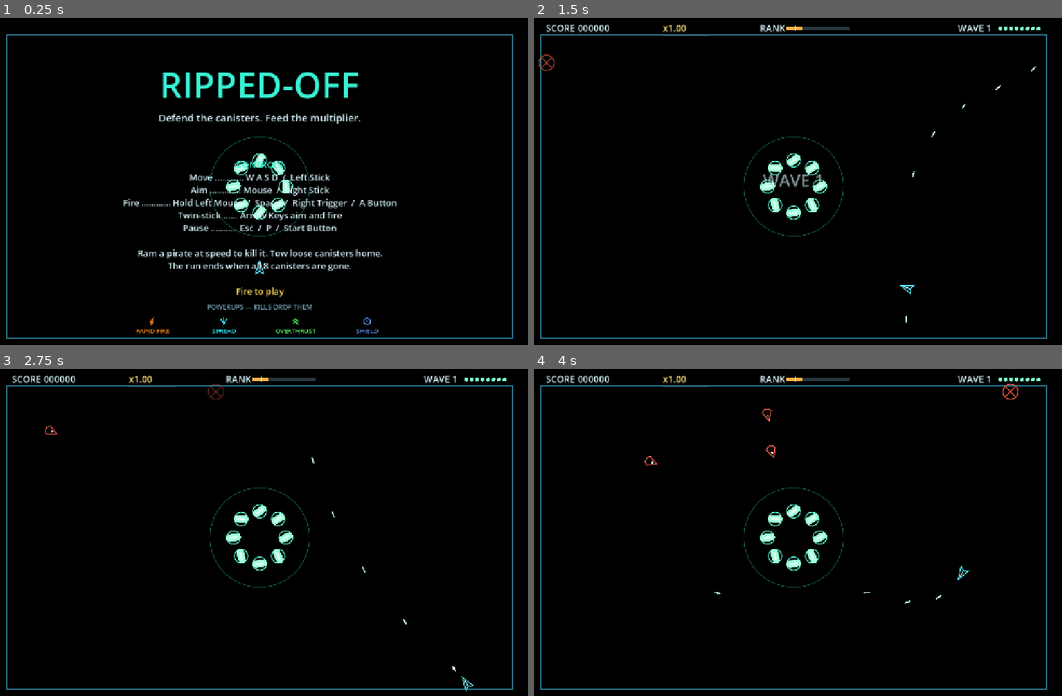
Above: before the commit, frames 1-4 (two rows, left to right).
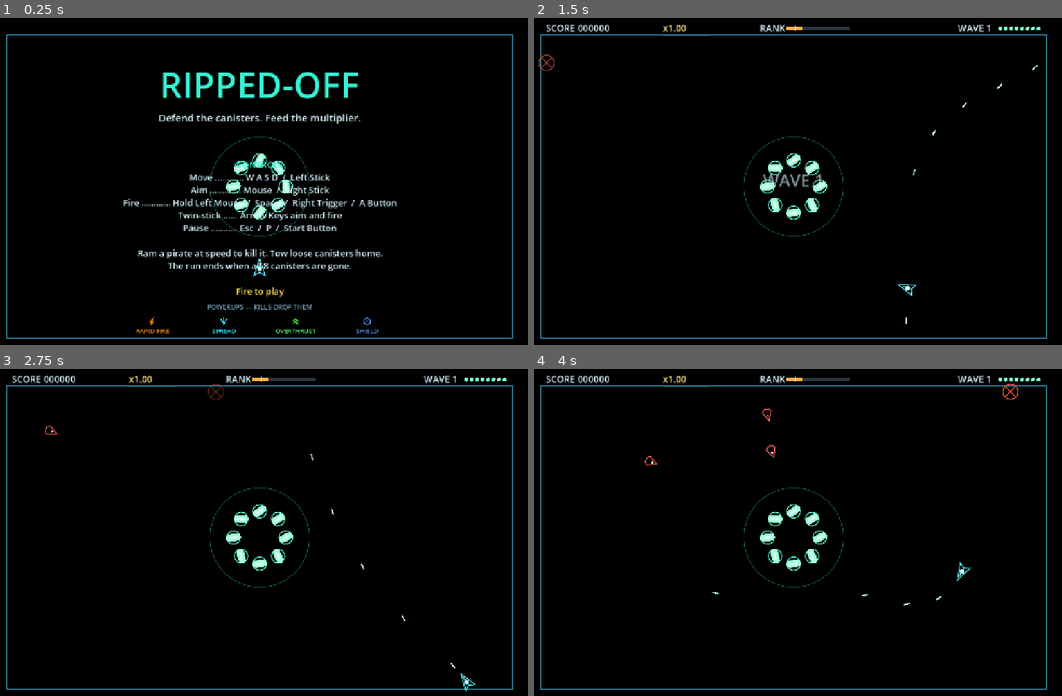
Above: after the commit, the same moments.

Repository: SibioJak/ripped-off
Game: Godot game, scene res://scenes/main.tscn
Same seed, same stepped clock (60 frames per second), same inputs: the game is played once before the commit and once after it. Sound files missing from this copy of the repository are replaced by a short silence.
Inputs (mouse positions are in pixels of both pictures, inside the frame that each line leads up to):
- Up to frame 1 (0.25 s): no input
- Up to frame 2 (1.5 s): tap Enter at 0.5 s; move the mouse to (914, 168) at 0.52 s; press the mouse at (914, 168) at 0.53 s; hold D (move_right) 0.53-1.28 s; move the mouse to (687, 204) at 1.27 s; release the mouse at (687, 204) at 1.28 s; hold S (move_down) from 1.28 s (still down); tap Down (aim_down) at 1.35 s
- Up to frame 3 (2.75 s): click (153, 555) at 1.55 s; move the mouse to (311, 463) at 2.02 s; release S (move_down) at 2.03 s; press the mouse at (311, 463) at 2.03 s; hold D (move_right) from 2.03 s (still down); tap Left (aim_left) at 2.1 s
- Up to frame 4 (4 s): move the mouse to (766, 604) at 2.77 s; release D (move_right) at 2.78 s; release the mouse at (766, 604) at 2.78 s; hold W (move_up) 2.78-3.53 s; tap Right (aim_right) at 2.85 s; click (766, 604) at 3.05 s; move the mouse to (956, 588) at 3.52 s; press the mouse at (956, 588) at 3.53 s; hold A (move_left) from 3.53 s (still down); tap Up (aim_up) at 3.6 s

The runs differ from the first frame. In frame 1, less than 0.1% of the frame differs, in the area x 47-51%, y 73-79%; in frame 2, 0.1%; in frame 3, 0.1%; in frame 4, 0.1%, in the area x 33-83%, y 58-73%.

Commit message:
Danmaku split: body 17, bullets judge a 5px hotspot, buzz geometry contact-relative

Diff:
--- a/scripts/main.gd
+++ b/scripts/main.gd
@@ -700,7 +700,10 @@
 
 
 ## Enemy bullets fly, hit (a hit is a death, via the M1 flow) and
-## graze. A graze inside BUZZ_RADIUS that does not hit pays buzz —
+## graze. The hit test judges the ship's HOTSPOT, not its hull
+## (the danmaku split): a bullet only kills inside
+## ENEMY_BULLET_RADIUS + PLAYER_HOTSPOT_RADIUS of the centre.
+## A graze inside BUZZ_RADIUS that does not hit pays buzz —
 ## once per bullet, however long it stays in the ring.
 func _step_enemy_bullets(delta: float) -> void:
 	var now: Array[EnemyBullet] = enemy_bullets.duplicate()
@@ -716,7 +719,8 @@
 			continue
 		var d: float = eb.global_position.distance_to(player.global_position)
 		if not player.is_invincible() \
-				and d <= Tuning.ENEMY_BULLET_RADIUS + Tuning.PLAYER_RADIUS:
+				and d <= Tuning.ENEMY_BULLET_RADIUS \
+					+ Tuning.PLAYER_HOTSPOT_RADIUS:
 			enemy_bullets.erase(eb)
 			eb.queue_free()
 			kill_player() # converts every other live bullet to shards
@@ -726,18 +730,21 @@
 
 
 ## The other buzz: a close pass on a pirate mid-drag, without
-## contact. Once per pirate per drag — the flag resets on latch.
+## contact. The window is relative to the contact range (body +
+## pirate radius): closer than contact + BUZZ_PASS_MARGIN but
+## not touching. Once per pirate per drag — the flag resets on
+## latch.
 func _resolve_buzz_passes() -> void:
 	if not player.alive:
 		return
-	var contact_range: float = Tuning.PLAYER_RADIUS # plus each pirate's radius
 	var now: Array[Pirate] = pirates.duplicate()
 	for p: Pirate in now:
 		if p.phase != Pirate.Phase.DRAG or p.held == null \
 				or p.buzzed_this_drag:
 			continue
 		var d: float = p.global_position.distance_to(player.global_position)
-		if d <= Tuning.BUZZ_RADIUS and d > contact_range + p.radius:
+		var contact_sum: float = Tuning.PLAYER_RADIUS + p.radius
+		if d > contact_sum and d <= contact_sum + Tuning.BUZZ_PASS_MARGIN:
 			p.buzzed_this_drag = true
 			_award_buzz(p.global_position)
 
--- a/scripts/player.gd
+++ b/scripts/player.gd
@@ -170,30 +170,50 @@
 		fire_cd = effective_fire_interval()
 		fired.emit(global_position + facing * (Tuning.PLAYER_RADIUS + 5.0), facing)
 
-	# Invincibility blink.
-	if invincible_t > 0.0:
-		visible = int(invincible_t * 14.0) % 2 == 0
-	else:
-		visible = true
+	# The invincibility blink lives in _draw (hull alpha), not in
+	# this node's visible flag: the hotspot must stay solid and
+	# readable while the hull ghosts. Alive means visible here —
+	# die() is what hides the node.
+	visible = true
 	queue_redraw()
 
 
 func _draw() -> void:
 	if not alive:
 		return
-	draw_set_transform(Vector2.ZERO, facing.angle(), Vector2.ONE)
-	var col: Color = Tuning.COLOR_PLAYER
+	# Hull art: authored around the old 13px body, scaled up to
+	# the current PLAYER_RADIUS — same silhouette, a tad bigger.
+	# The invincibility blink ghosts the HULL ONLY (alpha on the
+	# odd phase, the cadence the old visible-toggle used) so the
+	# hotspot drawn below never blinks.
+	var hull_col: Color = Tuning.COLOR_PLAYER
+	if invincible_t > 0.0 and int(invincible_t * 14.0) % 2 == 1:
+		hull_col.a = 0.25
+	var art_scale: float = Tuning.PLAYER_RADIUS / 13.0
+	draw_set_transform(Vector2.ZERO, facing.angle(),
+		Vector2.ONE * art_scale)
 	var pts: PackedVector2Array = PackedVector2Array([
 		Vector2(18.0, 0.0), Vector2(-12.0, 10.0),
 		Vector2(-7.0, 0.0), Vector2(-12.0, -10.0), Vector2(18.0, 0.0)])
-	draw_polyline(pts, col, 2.0, true)
-	var core: Color = col.lerp(Color.WHITE, 0.6)
-	draw_line(Vector2(10.0, 0.0), Vector2(-5.0, 0.0), core, 2.0, true)
+	draw_polyline(pts, hull_col, 2.0 / art_scale, true)
+	var core: Color = Tuning.COLOR_PLAYER.lerp(Color.WHITE, 0.6)
+	core.a = hull_col.a
+	draw_line(Vector2(10.0, 0.0), Vector2(-5.0, 0.0), core,
+		2.0 / art_scale, true)
 	draw_set_transform(Vector2.ZERO, 0.0, Vector2.ONE)
 	# The shield, drawn unrotated around the ship while it is up:
-	# a breathing ring in the shield's own blue.
+	# a breathing ring in the shield's own blue, riding the body
+	# radius so it grows with the hull.
 	if powerup_id == "shield":
 		var pulse: float = 0.6 + 0.3 * sin(
 			float(Time.get_ticks_msec()) * 0.006)
-		draw_arc(Vector2.ZERO, 21.0, 0.0, TAU, 40,
+		draw_arc(Vector2.ZERO, Tuning.PLAYER_RADIUS + 4.0, 0.0, TAU, 40,
 			Color(Tuning.COLOR_POWERUP_SHIELD, pulse), 2.0, true)
+	# THE HOTSPOT, drawn last and unrotated, on top of everything:
+	# a hot near-white core with a thin ring of the ship's colour
+	# at exactly the radius enemy bullets judge. Its size IS the
+	# constant — art and collision cannot drift apart.
+	draw_circle(Vector2.ZERO, Tuning.PLAYER_HOTSPOT_RADIUS,
+		Color(1.0, 0.99, 0.94, 1.0))
+	draw_arc(Vector2.ZERO, Tuning.PLAYER_HOTSPOT_RADIUS, 0.0, TAU, 24,
+		Tuning.COLOR_PLAYER, 1.5, true)
--- a/scripts/tuning.gd
+++ b/scripts/tuning.gd
@@ -42,7 +42,13 @@
 # --- Player -----------------------------------------------------------
 const PLAYER_SPEED: float = 350.0
 const PLAYER_ACCEL: float = 3200.0 # high on purpose: direct twin-stick, no drift
-const PLAYER_RADIUS: float = 13.0
+const PLAYER_RADIUS: float = 17.0 # BODY radius: ship contact, the arena
+# clamp margin and the muzzle offset all judge the full hull.
+# Enemy bullets do NOT — they judge the hotspot below (danmaku
+# split: a bigger ship you can still thread through dense fire).
+const PLAYER_HOTSPOT_RADIUS: float = 5.0 # the ship's vulnerable core:
+# the ONLY radius enemy bullets test against (kill distance =
+# ENEMY_BULLET_RADIUS + this), drawn on the hull at this size.
 const PLAYER_FIRE_INTERVAL: float = 0.15
 const PLAYER_RESPAWN_TIME: float = 1.2
 const PLAYER_INVINCIBLE_TIME: float = 2.0
@@ -156,7 +162,15 @@
 const COLOR_POWERUP_SHIELD: Color = Color(0.35, 0.6, 1.0, 1.0) # blue hex
 
 # --- Buzz (grazing) -------------------------------------------------------------------
-const BUZZ_RADIUS: float = 46.0 # a near-miss inside this ring pays out
+const BUZZ_RADIUS: float = 30.0 # bullet graze: a near-miss inside this
+# ring (centre distance) pays out — tightened around the bigger
+# hull in the danmaku split, so buzz pays for a genuine shave.
+const BUZZ_PASS_MARGIN: float = 16.0 # drag-pass buzz window: a pirate
+# mid-drag pays when it passes within contact range + this margin
+# without touching. For a standard pirate the window is
+# (17 + 13, 17 + 13 + 16] = (30, 46] — the outer edge sits exactly
+# where the old shared buzz ring put it; only the inner edge
+# moved out with the bigger hull.
 const BUZZ_POINTS: int = 25
 const BUZZ_MULT_NUDGE: float = 0.1
 
